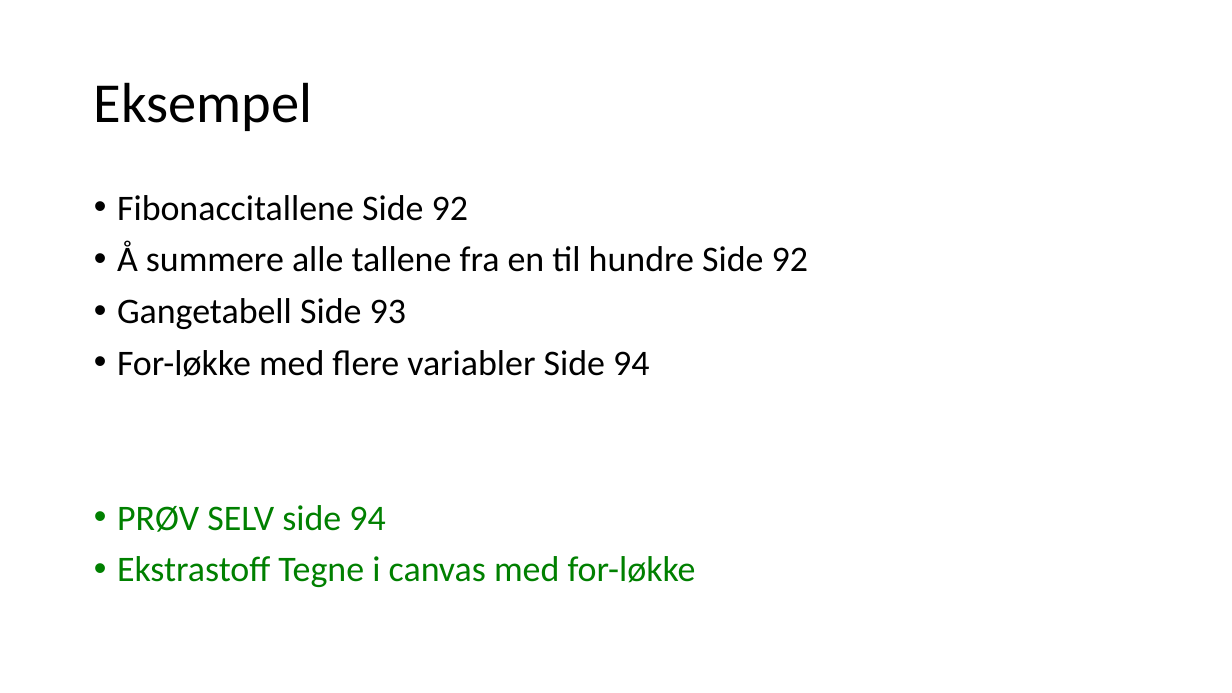
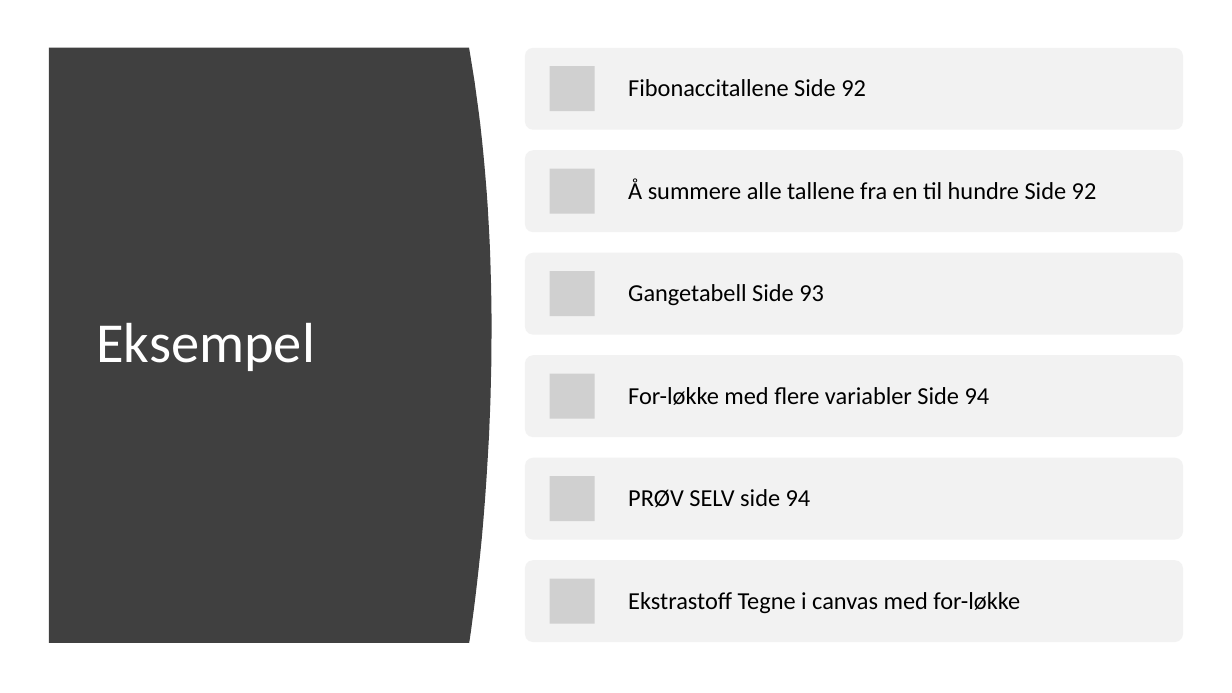
Before and after one commit to AizanM/IT2, a slide deck: slide 7 of Uke 37/Uke37.pptx. Drawn at 1232x693 pixels with LibreOffice and Linux fonts; fonts in the diff are those of the drawing; grey boxes stand for pictures. Boxes give left, top, right and bottom in pixels: in the first picture for what was removed or moved away, otherwise in the second. Text is boxed around its words. In the diff, an @@ line names an element or a change of style, - is before the commit and + after.

```diff
--- a/Uke 37/Uke37.pptx
+++ b/Uke 37/Uke37.pptx
@@ freeform shape added at [49, 48, 492, 643], fill #404040 @@
@@ title "Eksempel": place and size @@
-title "Eksempel" at [94, 82, 313, 131]
+title "Eksempel" at [96, 323, 315, 371]
@@ title "Eksempel" at [96, 323, 315, 371]: text colour #000000 to #FFFFFF @@
@@ text removed at [117, 195, 808, 587] @@
-• Fibonaccitallene Side 92
-• Å summere alle tallene fra en til hundre Side 92
-• Gangetabell Side 93
-• For-løkke med flere variabler Side 94
-• PRØV SELV side 94
-• Ekstrastoff Tegne i canvas med for-løkke
@@ group added at [525, 48, 1183, 642]: 6 rounded rectangles, 6 pictures, 6 texts @@
+Fibonaccitallene Side 92
+Å summere alle tallene fra en til hundre Side 92
+Gangetabell Side 93
+For-løkke med flere variabler Side 94
+PRØV SELV side 94
+Ekstrastoff Tegne i canvas med for-løkke
```
Also in this commit, not shown: 3 other slides changed, 5 other files.
